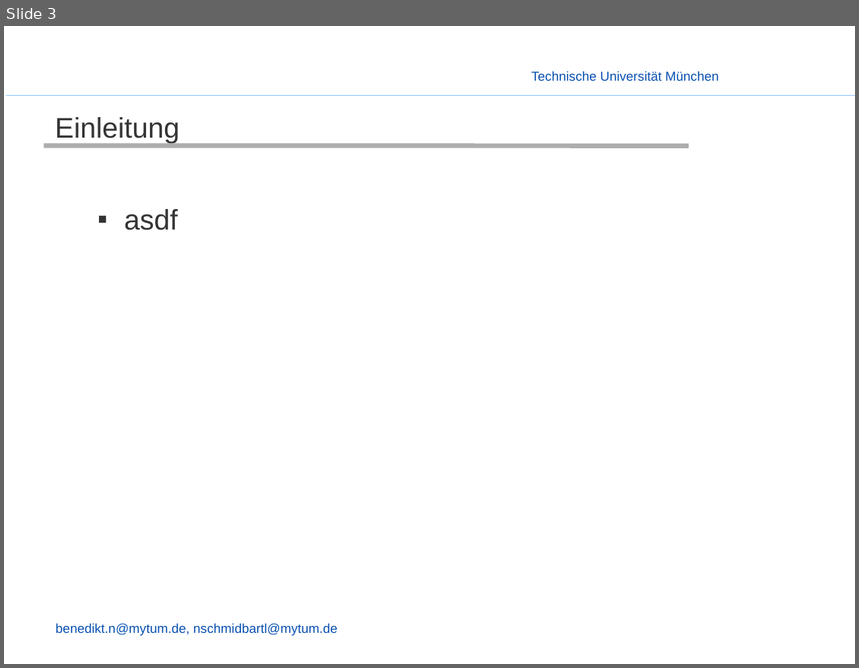
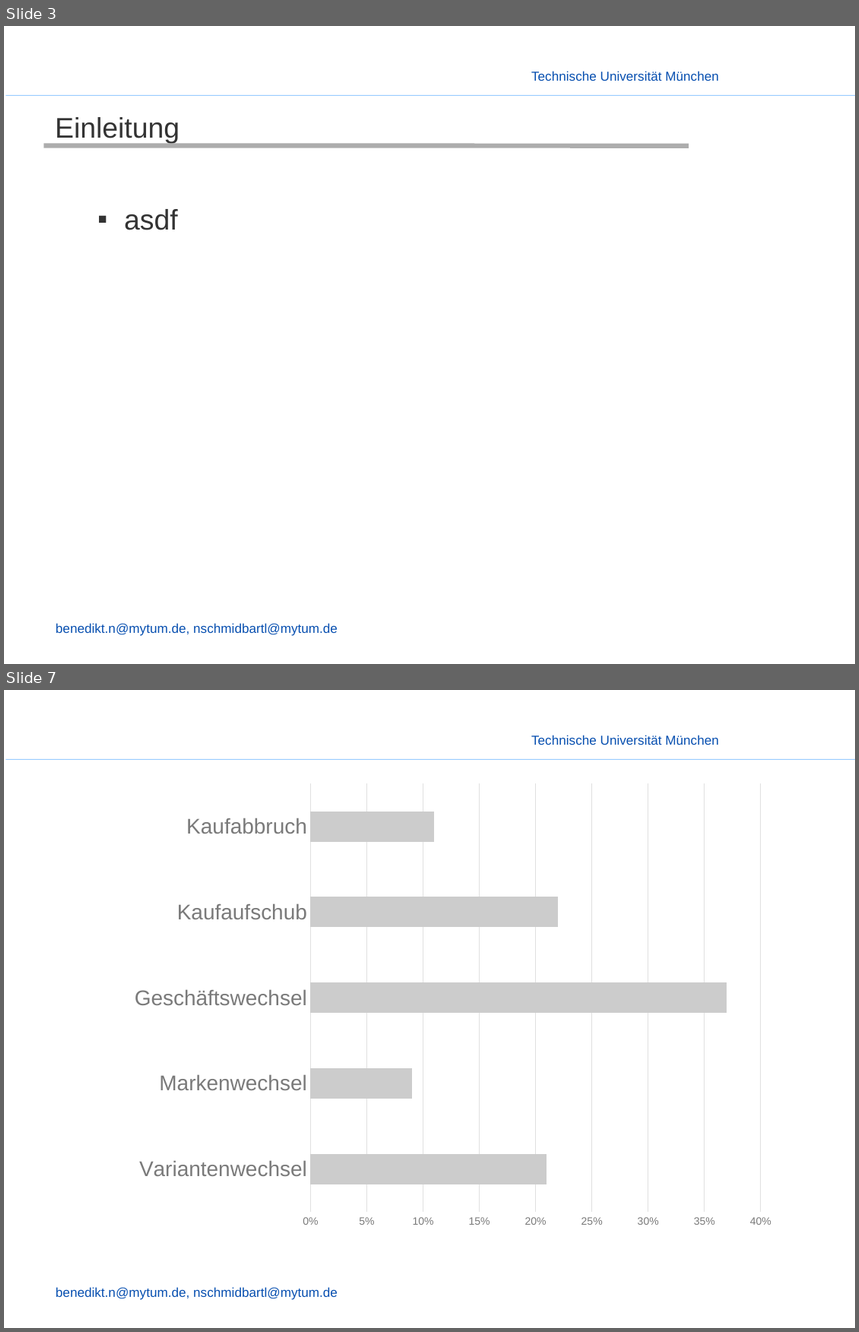
Before and after one commit to enjayes/logistikapp, a slide deck: Präsentation/Presentation - Nobbi.pptx. Shown one above the other, each under a label of ours: slide 3 before the commit, slides 3 and 7 after it; the slides between them are not shown. The pictures are 859x668 and 859x1332 pixels, drawn with LibreOffice and Linux fonts; fonts in the diff are those of the drawing; background and template pictures are left out. Boxes give left, top, right and bottom in pixels: in the first picture for what was removed or moved away, otherwise in the second. Text is boxed around its words. In the diff, an @@ line names an element or a change of style, - is before the commit and + after.

```diff
--- a/Präsentation/Presentation - Nobbi.pptx
+++ b/Präsentation/Presentation - Nobbi.pptx
@@ slide 7 added at (4,690,855,1328), background picture (left out); not listed: 3 template elements that a slide beside it also shows @@
@@ bar chart added at (122,774,785,1236) @@
+categories: Variantenwechsel, Markenwechsel, Geschäftswechsel, Kaufaufschub, Kaufabbruch
+Series 1: 0.21, 0.09, 0.37, 0.22, 0.11
```
Also in this commit, not shown: 1 slide changed, 6 other slides added.
